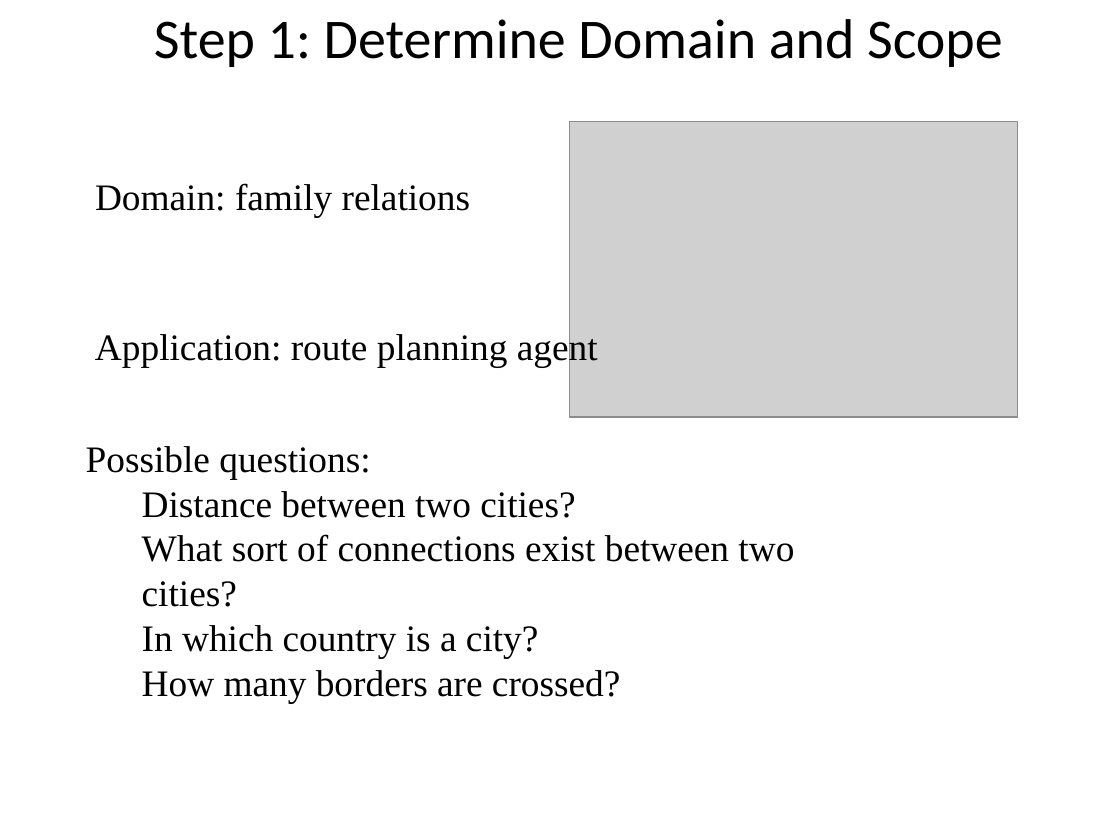
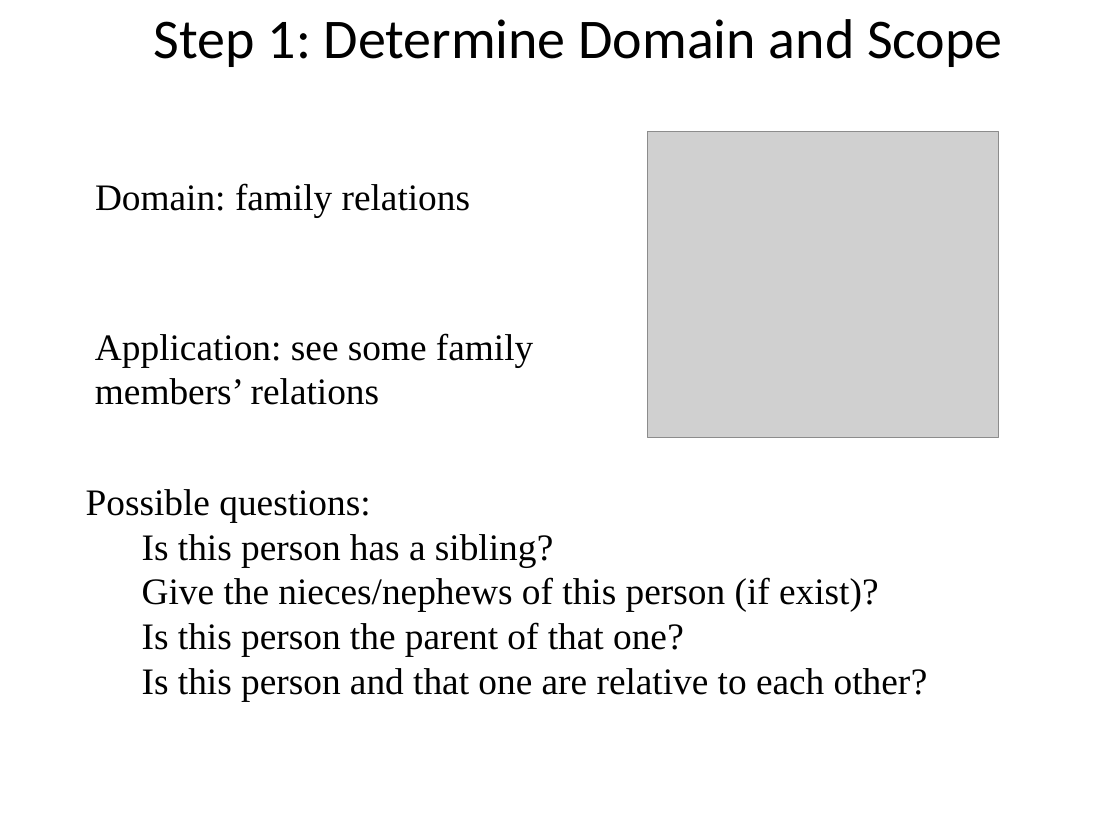
Before and after one commit to selminessrine/faculty-semweb, a slide deck: slide 4 of doc/workshop/WS3-[Lab1] Ontology Building in Action.pptx. Drawn at 1120x840 pixels with LibreOffice and Linux fonts; fonts in the diff are those of the drawing; grey boxes stand for pictures. Boxes give left, top, right and bottom in pixels: in the first picture for what was removed or moved away, otherwise in the second. Text is boxed around its words. In the diff, an @@ line names an element or a change of style, - is before the commit and + after.

```diff
--- a/doc/workshop/WS3-[Lab1] Ontology Building in Action.pptx
+++ b/doc/workshop/WS3-[Lab1] Ontology Building in Action.pptx
@@ picture: place and size @@
-picture at box(569, 121, 1017, 417)
+picture at box(647, 131, 998, 437)
@@ text at box(95, 333, 533, 405): text changed @@
-Application: route planning agent
+Application: see some family members’ relations
@@ text "Possible questions:": place and size @@
-text "Possible questions:" at box(86, 446, 794, 703)
+text "Possible questions:" at box(86, 489, 928, 701)
@@ text at box(142, 534, 928, 701): text changed @@
-Distance between two cities?
-  What sort of connections exist between two cities?
-  In which country is a city?
-  How many borders are crossed?
+Is this person has a sibling?
+  Give the nieces/nephews of this person (if exist)?
+  Is this person the parent of that one?
+  Is this person and that one are relative to each other?
```
Also in this commit, not shown: 1 other slide changed, 3 slides added, 1 slide removed, 2 other files.
